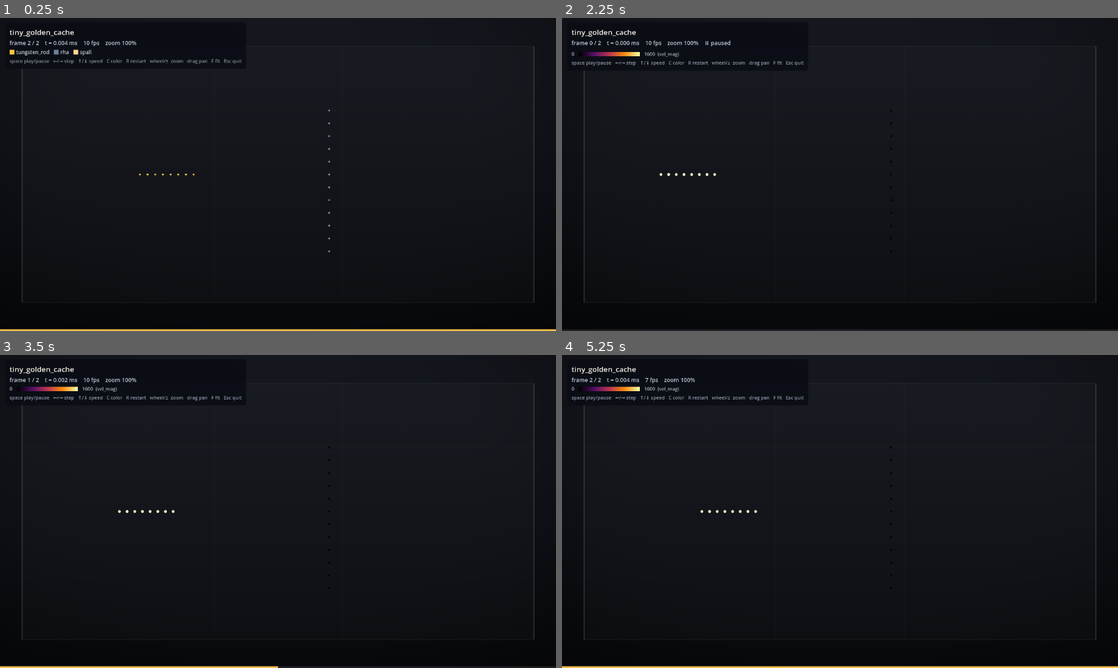
Above: before the commit, frames 1-4 (two rows, left to right).
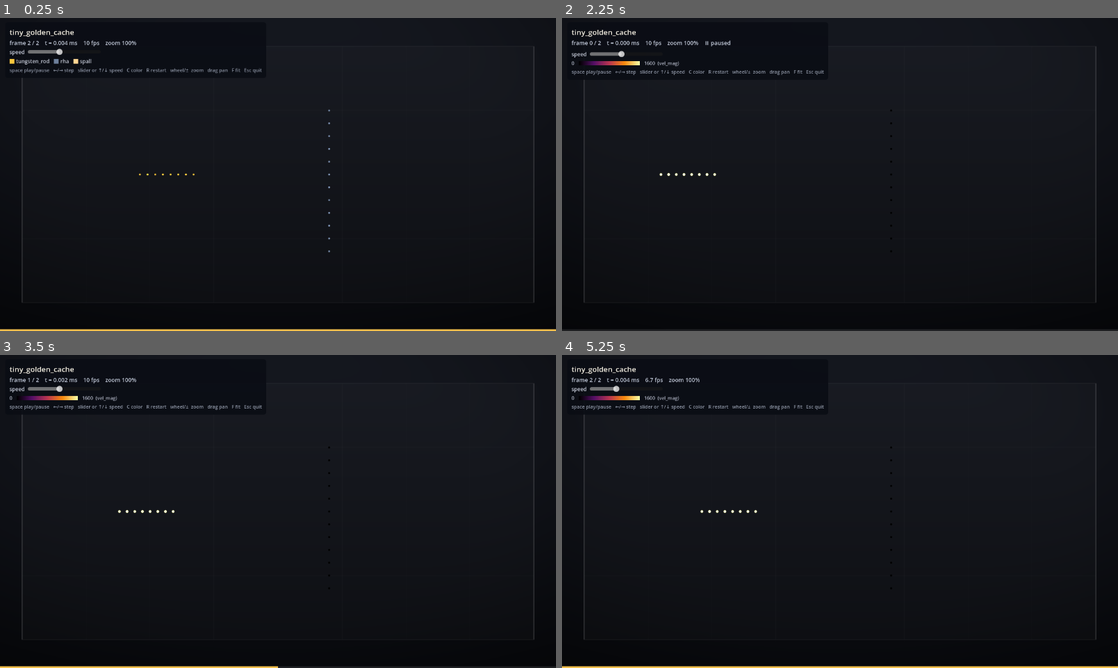
Above: after the commit, the same moments.

Repository: BoykoNeov/armor_pen
Game: Godot game, scene res://main.tscn
The game is run twice, just before and just after one commit, with the same random seed, the same clock (stepped at 60 frames per second) and the same inputs.
Inputs (mouse positions are in pixels of both pictures, inside the frame that each line leads up to):
- Up to frame 1 (0.25 s): no input
- Up to frame 2 (2.25 s): tap Enter at 0.5, 2 s; move the mouse to (962, 158) at 0.52 s; hold Right 0.53-1.25 s; tap F at 0.6 s; click (962, 158) at 0.67 s; tap Space at 0.77, 1.25 s; drag from (728, 190) to (812, 237) at 1.27 s; move the mouse to (895, 105) at 2.02 s; hold Right from 2.03 s (still down); tap C at 2.1 s; click (895, 105) at 2.17 s
- Up to frame 3 (3.5 s): release Right at 2.75 s; tap Space at 2.75 s; drag from (250, 574) to (111, 464) at 2.77 s
- Up to frame 4 (5.25 s): move the mouse to (1006, 558) at 3.52 s; hold Left 3.53-4.25 s; tap R at 3.6 s; click (1006, 558) at 3.67 s; tap Space at 3.77 s; drag from (673, 464) to (756, 433) at 4.27 s; tap Enter at 5 s; move the mouse to (867, 511) at 5.02 s; hold Down from 5.03 s (still down); tap F at 5.1 s; click (867, 511) at 5.17 s

The runs differ from the first frame. In frame 1, 0.7% of the frame differs, in the area x 1-48%, y 9-20%; in frame 2, 0.8%; in frame 3, 0.8%; in frame 4, 0.9%, in the area x 1-48%, y 7-20%.

Commit message:
feat(viewer): HUD speed slider — pause to 240 fps, log-mapped
Playback speed was reachable only via ↑/↓, which is undiscoverable and slow to
travel: 10 fps on a 700-frame deck is ~70 s of wall clock for a ~0.14 ms event.
Add a slider to the HUD spanning a hard stop through 240 fps.

The mapping is logarithmic (position 0 = stop; 1..100 -> 1..240 fps at a constant
ratio per notch). Linear travel would spend ~95% of its length above the ~10 fps
_show_frame can actually sustain, making the useful range unpickable. The top end
deliberately runs past that ceiling: skipping frames to scrub a deck's tail is a
legitimate want, and smooth should be the default, not a cage.

Pause and speed stay independent — SPACE owns _playing, the slider owns
frames_per_second, and 0 fps freezes _process on its own. Because pausing never
zeroes the speed, resume needs no saved-speed variable and the step handlers are
untouched.

Also fixes a wheel conflict the slider exposed: Godot's Slider.gui_input handles
a wheel notch without calling accept_event(), so one scroll over the slider
retuned speed AND zoomed the camera 1.15x. The HUD panel now owns the pointer
over its own rect; wheel over the field still zooms.

Verified with a throwaway harness (removed): 27 checks on the mapping round-trip,
slider/_playing independence, ↑/↓ sync without feedback loop, and clamps; plus a
live-GUI run driving real mouse press/drag/wheel through Input.parse_input_event
confirming the slider is reachable, 0 truly freezes, and wheel no longer
double-fires.

Co-Authored-By: Claude Opus 4.8 (1M context) <noreply@anthropic.com>
Claude-Session: https://claude.ai/code/session_01CqFjmutfRs6WbHQnWz6nEy

Diff:
--- a/visualizer/scripts/particle_view.gd
+++ b/visualizer/scripts/particle_view.gd
@@ -34,13 +34,19 @@
 @export var point_size: float = 1.0
 
 ## Simulated playback rate: how many baked frames to advance per wall second.
+## 0 freezes playback. Retune live with the HUD speed slider or ↑/↓.
 ##
 ## Default 10, not 24, because THIS is what decides smoothness — not the number of
 ## frames in the cache. _show_frame costs ~100 ms at 137k particles and ~220 ms at
 ## 287k, so above ~10 fps (and ~4.5 on the heaviest decks) the viewer cannot draw
 ## every baked frame and starts skipping them — which discards exactly the extra
 ## resolution the finer frame_dt was baked for. A lower rate plays every frame:
-## slower in wall-clock, but actually smooth. ↑/↓ retune it per deck.
+## slower in wall-clock, but actually smooth.
+##
+## The slider deliberately reaches far past that ceiling (up to MAX_FPS): once a
+## deck's crater has formed, skipping frames to scrub through the tail quickly is
+## a legitimate thing to want, and trading smoothness for wall-clock is the
+## viewer's call to offer — not something to cap on the sim's behalf.
 @export var frames_per_second: float = 10.0
 
 ## Fraction of the viewport the domain fills (1.0 = edge to edge).
@@ -100,12 +106,22 @@
 const MIN_ZOOM_REL := 0.25
 const MAX_ZOOM_REL := 40.0
 
+# Playback speed slider. Position 0 is a hard stop; positions 1..SPEED_NOTCHES map
+# logarithmically onto MIN_FPS..MAX_FPS so every notch is the same *ratio* — a
+# linear slider would spend 95% of its travel above the ~10 fps the renderer can
+# actually sustain, making the useful range unpickable.
+const MIN_FPS := 1.0
+const MAX_FPS := 240.0
+const SPEED_NOTCHES := 100.0
+
 var _camera: Camera2D
 var _fit_zoom: float = 1.0     # zoom that frames the whole domain (the F-key reset)
 var _fit_center := Vector2.ZERO
 var _hud_info: Label
 var _legend_box: HBoxContainer
 var _timeline_fill: ColorRect
+var _speed_slider: HSlider
+var _hud_panel: PanelContainer
 
 # Color modes reachable with the C key: material_id plus every scalar
 # attribute in the manifest that isn't a position.
@@ -161,7 +177,10 @@
 
 
 func _process(delta: float) -> void:
-	if not _playing:
+	# Two independent ways to be stopped, and they stay independent: SPACE owns
+	# _playing, the slider owns frames_per_second. Because pausing never zeroes the
+	# speed, resuming needs no saved value — it just picks the slider back up.
+	if not _playing or frames_per_second <= 0.0:
 		return
 	_accum += delta * frames_per_second
 	if _accum < 1.0:
@@ -189,6 +208,14 @@
 
 func _unhandled_input(event: InputEvent) -> void:
 	if event is InputEventMouseButton and event.pressed:
+		# The HUD owns the pointer over its own panel. Godot's Slider.gui_input
+		# handles a wheel notch WITHOUT calling accept_event(), so the notch also
+		# arrives here — without this guard one scroll over the speed slider
+		# retunes the speed AND zooms the camera 1.15x (measured). Guarding the
+		# whole panel, not just the slider, also stops scroll-over-legend from
+		# yanking the view.
+		if _hud_panel != null and _hud_panel.get_global_rect().has_point(event.position):
+			return
 		match event.button_index:
 			MOUSE_BUTTON_WHEEL_UP:
 				_zoom_at_cursor(ZOOM_STEP)
@@ -233,11 +260,11 @@
 			_frame = (_frame - 1 + _loader.frame_count) % _loader.frame_count
 			_show_frame(_frame)
 		KEY_UP:
-			frames_per_second = minf(frames_per_second * 1.5, 240.0)
-			_update_hud()
+			# maxf guards the slider-at-0 case: 0 * 1.5 is still 0, so a bare
+			# multiply would leave ↑ unable to restart a stopped viewer.
+			_set_fps(maxf(frames_per_second, MIN_FPS) * 1.5)
 		KEY_DOWN:
-			frames_per_second = maxf(frames_per_second / 1.5, 1.0)
-			_update_hud()
+			_set_fps(frames_per_second / 1.5)
 		KEY_C:
 			var i := (_color_modes.find(color_by) + 1) % _color_modes.size()
 			_set_color_mode(_color_modes[i])
@@ -514,6 +541,7 @@
 	add_child(layer)
 
 	var panel := PanelContainer.new()
+	_hud_panel = panel
 	panel.position = Vector2(12, 10)
 	var style := StyleBoxFlat.new()
 	style.bg_color = Color(0.04, 0.05, 0.08, 0.88)
@@ -537,13 +565,15 @@
 	_hud_info.add_theme_color_override("font_color", Color(0.75, 0.78, 0.84))
 	box.add_child(_hud_info)
 
+	box.add_child(_make_speed_row())
+
 	_legend_box = HBoxContainer.new()
 	_legend_box.add_theme_constant_override("separation", 10)
 	box.add_child(_legend_box)
 
 	var keys := Label.new()
-	keys.text = "space play/pause   ←/→ step   ↑/↓ speed   C color   R restart   " \
-		+ "wheel/±  zoom   drag pan   F fit   Esc quit"
+	keys.text = "space play/pause   ←/→ step   slider or ↑/↓ speed   C color   " \
+		+ "R restart   wheel/±  zoom   drag pan   F fit   Esc quit"
 	keys.add_theme_font_size_override("font_size", 11)
 	keys.add_theme_color_override("font_color", Color(0.55, 0.58, 0.64))
 	box.add_child(keys)
@@ -562,6 +592,64 @@
 	layer.add_child(_timeline_fill)
 
 	_update_hud()
+
+
+# --- playback speed ----------------------------------------------------------
+
+## The HUD's "stop ← → fast" row. The slider writes only frames_per_second; SPACE
+## still owns _playing, so the two stops compose instead of fighting.
+func _make_speed_row() -> HBoxContainer:
+	var row := HBoxContainer.new()
+	row.add_theme_constant_override("separation", 7)
+
+	var caption := Label.new()
+	caption.text = "speed"
+	caption.add_theme_font_size_override("font_size", 12)
+	caption.add_theme_color_override("font_color", Color(0.78, 0.80, 0.85))
+	row.add_child(caption)
+
+	_speed_slider = HSlider.new()
+	_speed_slider.min_value = 0.0
+	_speed_slider.max_value = SPEED_NOTCHES
+	_speed_slider.step = 1.0
+	_speed_slider.custom_minimum_size = Vector2(168, 0)
+	_speed_slider.size_flags_vertical = Control.SIZE_SHRINK_CENTER
+	# ←/→ are frame-stepping. A focused slider treats them as its own decrement /
+	# increment and would swallow them the moment the slider is clicked.
+	_speed_slider.focus_mode = Control.FOCUS_NONE
+	_speed_slider.set_value_no_signal(_fps_to_slider(frames_per_second))
+	_speed_slider.value_changed.connect(_on_speed_changed)
+	row.add_child(_speed_slider)
+
+	return row
+
+
+func _on_speed_changed(v: float) -> void:
+	frames_per_second = _slider_to_fps(v)
+	_update_hud()
+
+
+## Write the speed from code (↑/↓) and mirror it onto the slider.
+## set_value_no_signal, or the slider's value_changed would call straight back
+## into _slider_to_fps and quantize the value a second time.
+func _set_fps(fps: float) -> void:
+	frames_per_second = clampf(fps, MIN_FPS, MAX_FPS)
+	if _speed_slider != null:
+		_speed_slider.set_value_no_signal(_fps_to_slider(frames_per_second))
+	_update_hud()
+
+
+func _slider_to_fps(v: float) -> float:
+	if v < 0.5:
+		return 0.0     # hard stop, the one position that is not on the fps curve
+	return MIN_FPS * pow(MAX_FPS / MIN_FPS, (v - 1.0) / (SPEED_NOTCHES - 1.0))
+
+
+func _fps_to_slider(fps: float) -> float:
+	if fps <= 0.0:
+		return 0.0
+	var t := log(fps / MIN_FPS) / log(MAX_FPS / MIN_FPS)
+	return clampf(1.0 + t * (SPEED_NOTCHES - 1.0), 1.0, SPEED_NOTCHES)
 
 
 func _rebuild_legend() -> void:
@@ -624,9 +712,12 @@
 	# Zoom reads as a percentage of the fit-the-domain baseline, so 100% is
 	# always "the whole field" no matter how big the scenario's domain is.
 	var zoom_pct := 100.0 if _camera == null else _camera.zoom.x / _fit_zoom * 100.0
-	_hud_info.text = "frame %d / %d    t = %.3f ms    %.0f fps    zoom %.0f%%%s" % [
-		_frame, _loader.frame_count - 1, t_ms, frames_per_second, zoom_pct,
-		"" if _playing else "    ⏸ paused",
+	# Below 10 fps a whole-number readout would show the bottom of the slider's
+	# travel as a run of identical "1 fps" steps, so keep a decimal down there.
+	var fps_txt := String.num(frames_per_second, 0 if frames_per_second >= 10.0 else 1)
+	var stopped := "" if _playing and frames_per_second > 0.0 else "    ⏸ paused"
+	_hud_info.text = "frame %d / %d    t = %.3f ms    %s fps    zoom %.0f%%%s" % [
+		_frame, _loader.frame_count - 1, t_ms, fps_txt, zoom_pct, stopped,
 	]
 	if _timeline_fill != null and _loader.frame_count > 1:
 		_timeline_fill.anchor_right = float(_frame) / float(_loader.frame_count - 1)
Not shown, changed: play_viewer.bat
Not shown, changed: visualizer/CLAUDE.md
